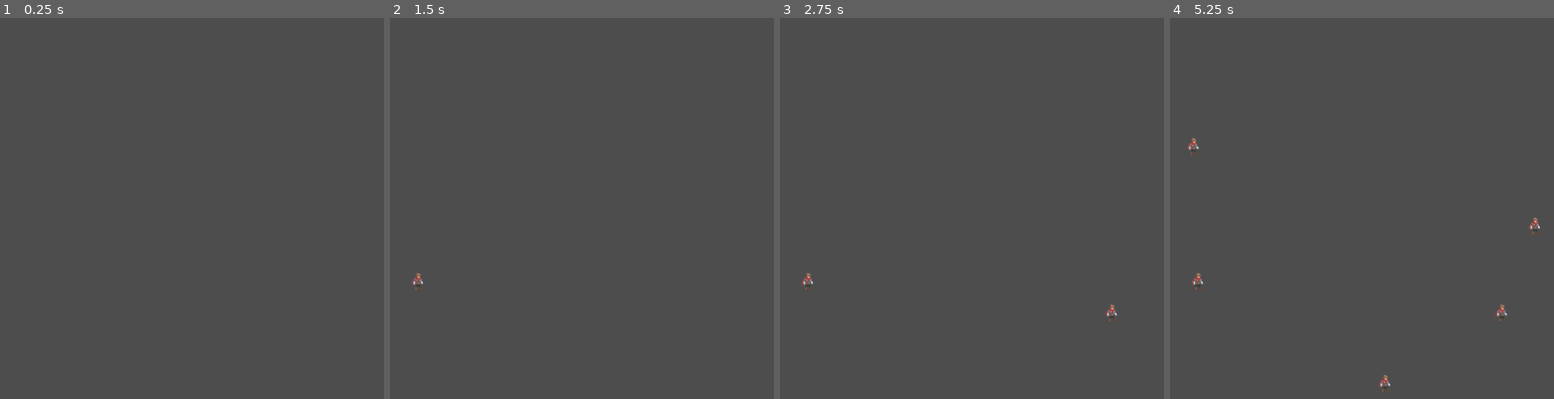
Above: before the commit, frames 1-4 (left to right).
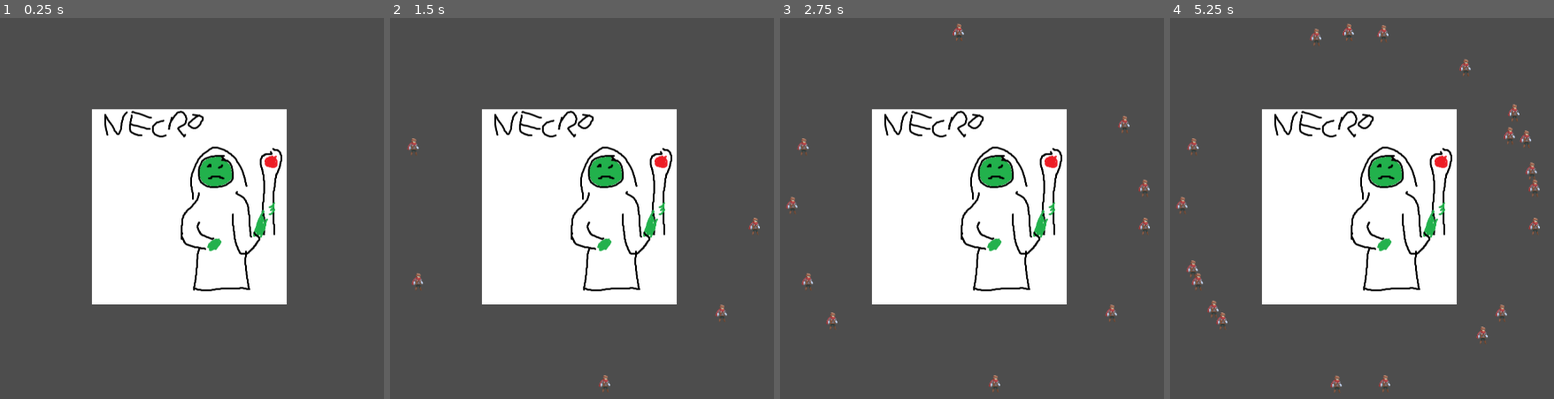
Above: after the commit, the same moments.

Repository: TyGuy54/GMTK-Jam
Game: Godot game, scene res://spawner-test.tscn
Same seed, same stepped clock (60 frames per second), same inputs: the game is played once before the commit and once after it. This scene is started directly instead of the project's main scene. The engine's default icon, where the game draws it, is replaced by a stand-in: a white triangle on a blue panel in a dark square.
Inputs:
- Up to frame 1 (0.25 s): no input
- Up to frame 2 (1.5 s): tap Enter at 0.5 s; hold Right (ui_right) 0.53-1.28 s; tap Space at 1.25 s; hold Down (ui_down) from 1.28 s (still down)
- Up to frame 3 (2.75 s): release Down (ui_down) at 2.03 s; hold Right (ui_right) from 2.03 s (still down)
- Up to frame 4 (5.25 s): tap Enter at 2.75, 4.25 s; release Right (ui_right) at 2.78 s; hold Up (ui_up) 2.78-3.53 s; tap Space at 3.5, 5 s; hold Left (ui_left) 3.53-5.03 s; hold Down (ui_down) from 5.03 s (still down)

The runs differ from the first frame. In frame 1, 26% of the frame differs, in the area x 23-75%, y 23-76%; in frame 2, 26%; in frame 3, 26%; in frame 4, 27%, in the area x 1-97%, y 1-99%.

Commit message:
stuff kinda works

Diff:
--- a/Scenes/Protags/protag.tscn
+++ b/Scenes/Protags/protag.tscn
@@ -6,6 +6,7 @@
 [sub_resource type="RectangleShape2D" id="RectangleShape2D_fo5o2"]
 
 [node name="protag" type="CharacterBody2D"]
+motion_mode = 1
 script = ExtResource("1_6uwhw")
 
 [node name="Sprite2D" type="Sprite2D" parent="."]
--- a/Scripts/Nector/nector.gd
+++ b/Scripts/Nector/nector.gd
@@ -6,6 +6,8 @@
 var can_shoot = true
 
 func _ready():
+	var center_coordinates: Vector2 = get_viewport_rect().size / 2
+	self.transform.origin = center_coordinates
 	start()
 
 func _process(delta: float) -> void:
--- a/Scripts/Protags/protag.gd
+++ b/Scripts/Protags/protag.gd
@@ -1,16 +1,11 @@
-#extends Actor
-#
-##@onready var target = get_node(node_path)
-#
-#func _ready():
-#	var target = preload("res://Scenes/Nector/Nector.tscn").instantiate()
-##	add_child(target)
-#
-#func _physics_process(_delta):
-#	advance_on_necro()
-#
-#func advance_on_necro():
-#	var _direction = (target.global_position - global_position).normalized()
-#	move_and_slide()
+extends Actor
 
-extends Actor
+@onready var necro_nodes = get_tree().get_nodes_in_group("Nector")
+
+func _physics_process(_delta):
+	advance_on_necro()
+
+func advance_on_necro():
+	for node in necro_nodes:
+		var _direction = (node.global_position - global_position).normalized()
+	move_and_slide()
--- a/spawner-test.tscn
+++ b/spawner-test.tscn
@@ -1,8 +1,12 @@
-[gd_scene load_steps=2 format=3 uid="uid://c5g824o1n11xu"]
+[gd_scene load_steps=3 format=3 uid="uid://c5g824o1n11xu"]
 
 [ext_resource type="Script" path="res://Scripts/spawner.gd" id="1_w4y1n"]
+[ext_resource type="PackedScene" uid="uid://dug0txk7tb52l" path="res://Scenes/Nector/Nector.tscn" id="2_xjukg"]
 
 [node name="Spawner" type="Node2D"]
 script = ExtResource("1_w4y1n")
 spawn_radius = 300.0
-spawn_interval = 1.0
+spawn_interval = 0.25
+
+[node name="necto" parent="." instance=ExtResource("2_xjukg")]
+motion_mode = 1
